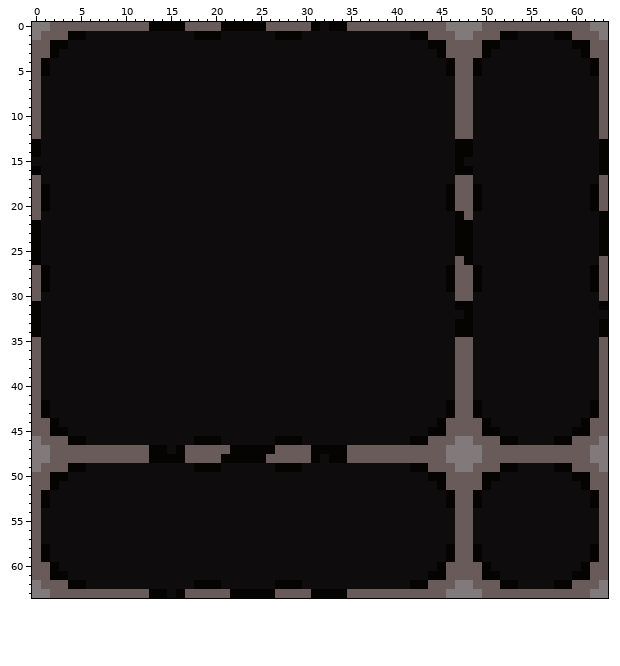
One commit to this pixel-art file: Assets/Sprites/Grasslands/Grasslands_Hole.aseprite. Above is the file before it was changed.
64x64 pixels, 1 frame.
New version:
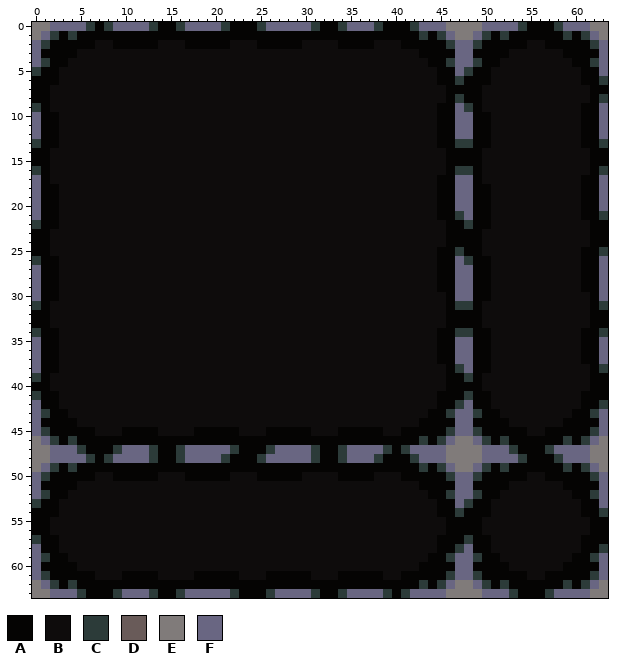
Palette (. is transparent): A #050403  B #0e0c0c  C #2c3b39  D #695b59  E #807b7a  F #696682
Edits made:
Changed rows in their new state; - is an unchanged pixel.
first column x 0:
 0 --FFFFCACFFFFC--CFFFFC---CFFFFFCA-CFFFCAAACFFF----FFFFCAAACFFF--
 1 -FCAC-AAAAAAAAAAAA---AAAAAA---AAAAAAAAAAAA-CACF--FCAC-AAAA-CACF-
 2 FC--AAA--AAAAA---AAAAA---AAAAA----AAAA---AAA--CFFC--AAA--AAA--CF
 3 FA-AA--------------------------------------AA-AFFA-AA------AA-AF
 4 FCAA----------------------------------------AACFFCAA--------AACF
 5 C-A------------------------------------------A-FC-A----------A-F
 6 AAA------------------------------------------AACAAA----------AAC
 7 AA--------------------------------------------AAAA------------AA
 8 AA--------------------------------------------ACAA------------AC
 9 CA-------------------------------------------AAFCA-----------AAF
10 FAA------------------------------------------AAFFAA----------AAF
11 FAA------------------------------------------AAFFAA----------AAF
12 FAA------------------------------------------AAFFAA----------AAF
13 CAA------------------------------------------AACCAA----------AAC
14 -A--------------------------------------------A--A------------A-
15 AA--------------------------------------------A-AA------------A-
16 CA--------------------------------------------ACCA------------AC
17 FA-------------------------------------------AAFFA-----------AAF
18 F-A------------------------------------------A-FF-A----------A-F
19 F-A------------------------------------------A-FF-A----------A-F
20 F-A------------------------------------------A-FF-A----------A-F
21 FAA------------------------------------------AACFAA----------AAC
22 CAA-------------------------------------------A-CAA-----------A-
23 -A--------------------------------------------A--A------------A-
24 -A--------------------------------------------A--A------------A-
25 -A-------------------------------------------AAC-A-----------AAC
26 CAA------------------------------------------AAFCAA----------AAF
27 F-A------------------------------------------A-FF-A----------A-F
28 F-A------------------------------------------A-FF-A----------A-F
29 F-A------------------------------------------A-FF-A----------A-F
30 FAA-------------------------------------------AFFAA-----------AF
31 CA--------------------------------------------ACCA------------AC
32 -A--------------------------------------------AA-A------------AA
33 -A--------------------------------------------A--A------------A-
34 CAA------------------------------------------AACCAA----------AAC
35 FAA------------------------------------------AAFFAA----------AAF
36 FAA------------------------------------------AAFFAA----------AAF
37 FAA------------------------------------------AAFFAA----------AAF
38 FAA-------------------------------------------ACFAA-----------AC
39 CA--------------------------------------------AACA------------AA
40 AA--------------------------------------------AAAA------------AA
41 CAA------------------------------------------AAACAA----------AAA
42 F-A------------------------------------------A-CF-A----------A-C
43 FCAA----------------------------------------AACFFCAA--------AACF
44 FA-AA--------------------------------------AA-AFFA-AA------AA-AF
45 FC--AAA---AAAA----AAAAA---AAAAA---AAAAA--AAA--CFFC--AAA--AAA--CF
46 -FCAC-AAAAAAAAAAAA---AAAAAA---AAAAAAAAAAAA-CACF--FCAC-AAAA-CACF-
47 --FFFCAAACFFFC-ACFFFFFC---CFFFFC--CFFFFCACFFFF----FFFCAAACFFFF--
48 --FFFFCACFFFFC--CFFFFC---CFFFFFCA-CFFFCAAACFFF----FFFFCAAACFFF--
49 -FCAC-AAAAAAAAAAAA---AAAAAA---AAAAAAAAAAAA-CACF--FCAC-AAAA-CACF-
50 FC--AAA--AAAAA---AAAAA---AAAAA----AAAA---AAA--CFFC--AAA--AAA--CF
51 FA-AA--------------------------------------AA-AFFA-AA------AA-AF
52 FCAA----------------------------------------AACFFCAA--------AACF
53 C-A------------------------------------------A-FC-A----------A-F
54 AAA------------------------------------------AACAAA----------AAC
55 AA--------------------------------------------AAAA------------AA
56 AA--------------------------------------------AAAA------------AA
57 CAA------------------------------------------AAACAA----------AAA
58 F-A------------------------------------------A-CF-A----------A-C
59 FCAA----------------------------------------AACFFCAA--------AACF
60 FA-AA--------------------------------------AA-AFFA-AA------AA-AF
61 FC--AAA---AAAA----AAAAA---AAAAA---AAAAA--AAA--CFFC--AAA--AAA--CF
62 -FCAC-AAAAAAAAAAAA---AAAAAA---AAAAAAAAAAAA-CACF--FCAC-AAAA-CACF-
63 --FFFCAAACFFFC-ACFFFFFC---CFFFFC--CFFFFCACFFFF----FFFCAAACFFFF--
Changed places in both pictures, as pixel boxes (x1, y1, x2, y2):
changed: (32, 22, 608, 598)
